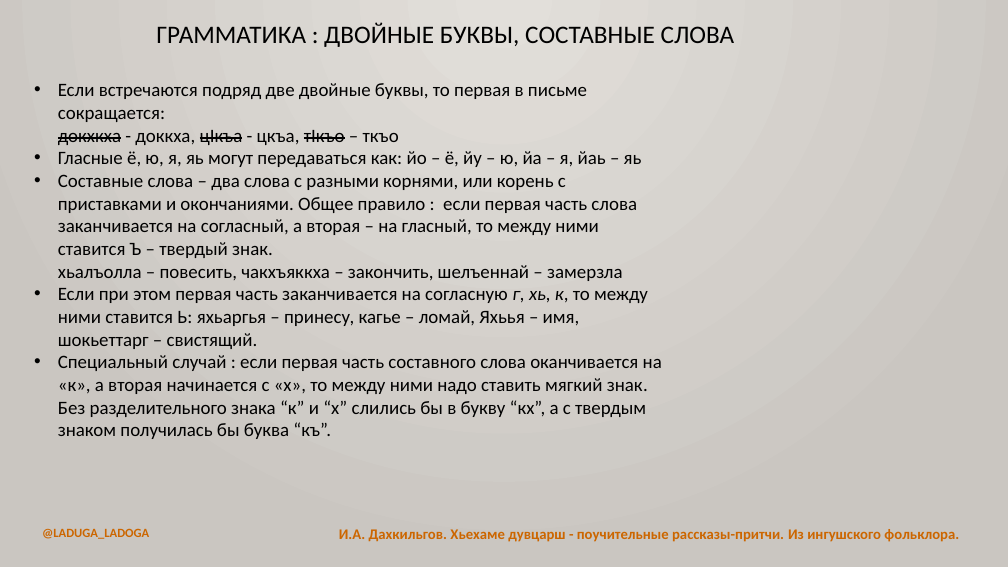
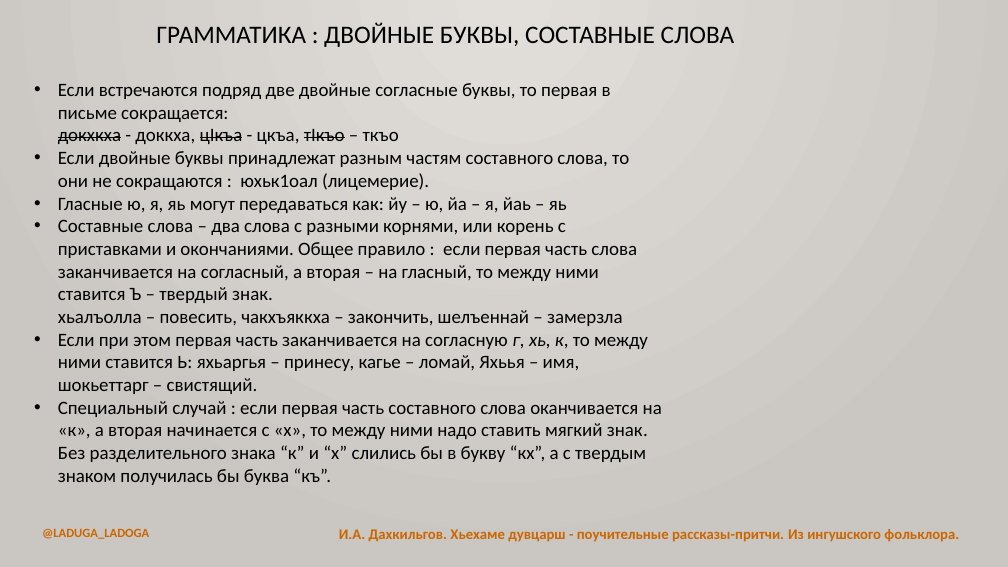
Before and after one commit to bumbari/dahkilgov, a slide deck: slide 9 of p/pptx/p_2.pptx. Drawn at 1008x567 pixels with LibreOffice and Linux fonts; fonts in the diff are those of the drawing. Boxes give left, top, right and bottom in pixels: in the first picture for what was removed or moved away, otherwise in the second. Text is boxed around its words. In the diff, an @@ line names an element or a change of style, - is before the commit and + after.

```diff
--- a/p/pptx/p_2.pptx
+++ b/p/pptx/p_2.pptx
@@ text at (58,83,629,213): text changed @@
-• Если встречаются подряд две двойные буквы, то первая в письме сокращается:
-  докхкха - доккха, цIкъа - цкъа, тIкъо – ткъо
-• Гласные ё, ю, я, яь могут передаваться как: йо – ё, йу – ю, йа – я, йаь – яь
+• Если встречаются подряд две двойные согласные буквы, то первая в письме сокращается:
+  докхкха - доккха, цIкъа - цкъа, тIкъо – ткъо
+• Если двойные буквы принадлежат разным частям составного слова, то они не сокращаются : юхьк1оал (лицемерие).
+• Гласные ю, я, яь могут передаваться как: йу – ю, йа – я, йаь – яь
```
Also in this commit, not shown: 1 other file.
